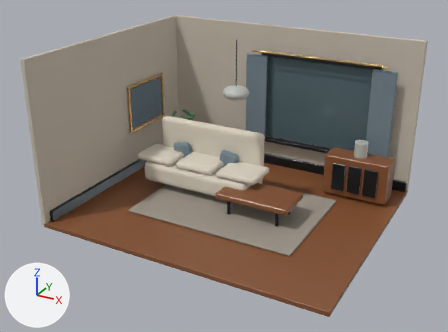
A saved change to the Blender file interior_scene.blend.
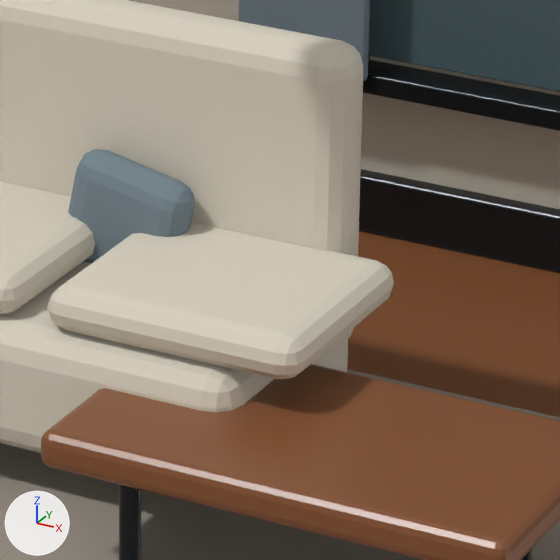
Old and new are each drawn whole from a camera (50 mm lens) standing at (8.66, -16.52, 9.63) and looking at (-0.13, -0.55, 1.64) and again close up on the part from 47% to 66% of the width and 38% to 64% of the height. Every picture has the same lights, and +X, +Y and +Z are marked at lower left. The older version's two pictures come first.

Objects in the first close-up: 'Accent cushion.001', 'Back skirting', 'Back wall', 'Floor', 'Rug', 'Sofa back', 'Sofa base', 'Sofa cushion.001', 'Sofa cushion.002', 'Table top', 'Window recess', 'Window sill' and 3 more.
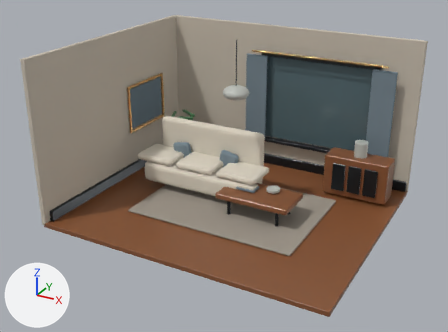
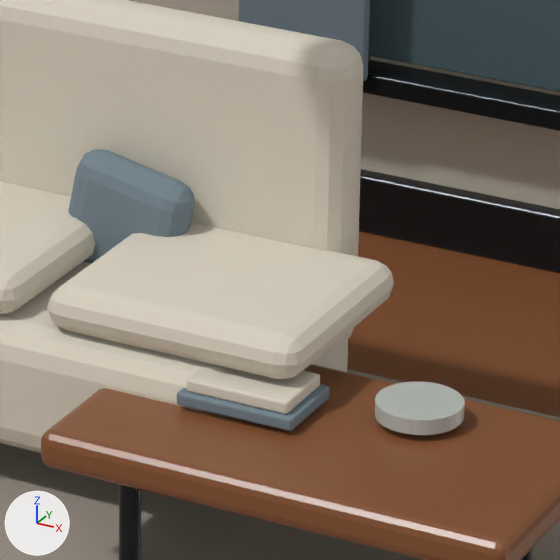
Pixel boxes [x1, y1, x2, y2] of what changed, in the close-ups (560 x 560 px):
'Decor bowl', added
    after: [375, 382, 465, 435]
'Book 2', added (pale yellow)
    after: [187, 368, 320, 414]
'Book 1', added
    after: [177, 384, 330, 431]

What changed in the scene script:
```text
Add me_cylinder_005_1:
    me_cylinder_005_1.from_pydata(...)  # a 32-sided cylinder along z spanning x -0.22..0.22, y -0.22..0.22, z -0.04..0.04
    me_cylinder_005_1.materials.append(mat_ceramic)  # light grey #bcbfb8
Add me_cube_027_1:
    me_cube_027_1.from_pydata(...)  # a box spanning x -0.28..0.28, y -0.19..0.19, z -0.035..0.035
    me_cube_027_1.materials.append(mat_boucle_upholstery)  # pale yellow #ddd4c4
Add me_cube_026_1:
    me_cube_026_1.from_pydata(...)  # a box spanning x -0.32..0.32, y -0.22..0.22, z -0.035..0.035
    me_cube_026_1.materials.append(mat_accent_fabric)  # greyish blue #768690
Add ob_decor_bowl:
    ob_decor_bowl = bpy.data.objects.new('Decor bowl', me_cylinder_005_1)
    ob_decor_bowl.location = (1.35, 0.05, 0.9)
Add ob_book_2:
    ob_book_2 = bpy.data.objects.new('Book 2', me_cube_027_1)
    ob_book_2.location = (0.55, -0.18, 0.95)
    _m = ob_book_2.modifiers.new('Soft edges', 'BEVEL')
    _m.width = 0.015
    _m.width_pct = 0.015
    _m.segments = 3
Add ob_book_1:
    ob_book_1 = bpy.data.objects.new('Book 1', me_cube_026_1)
    ob_book_1.location = (0.55, -0.18, 0.88)
    _m = ob_book_1.modifiers.new('Soft edges', 'BEVEL')
    _m.width = 0.015
    _m.width_pct = 0.015
    _m.segments = 3
```
